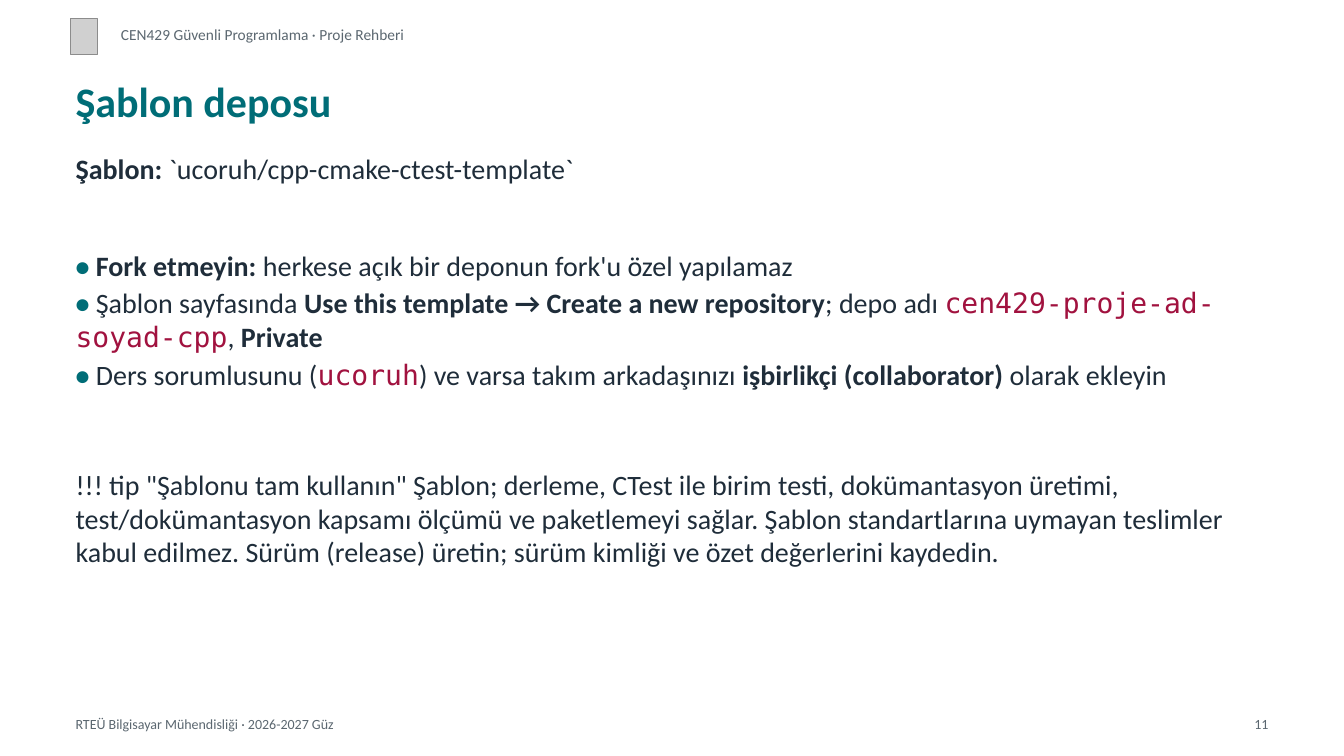
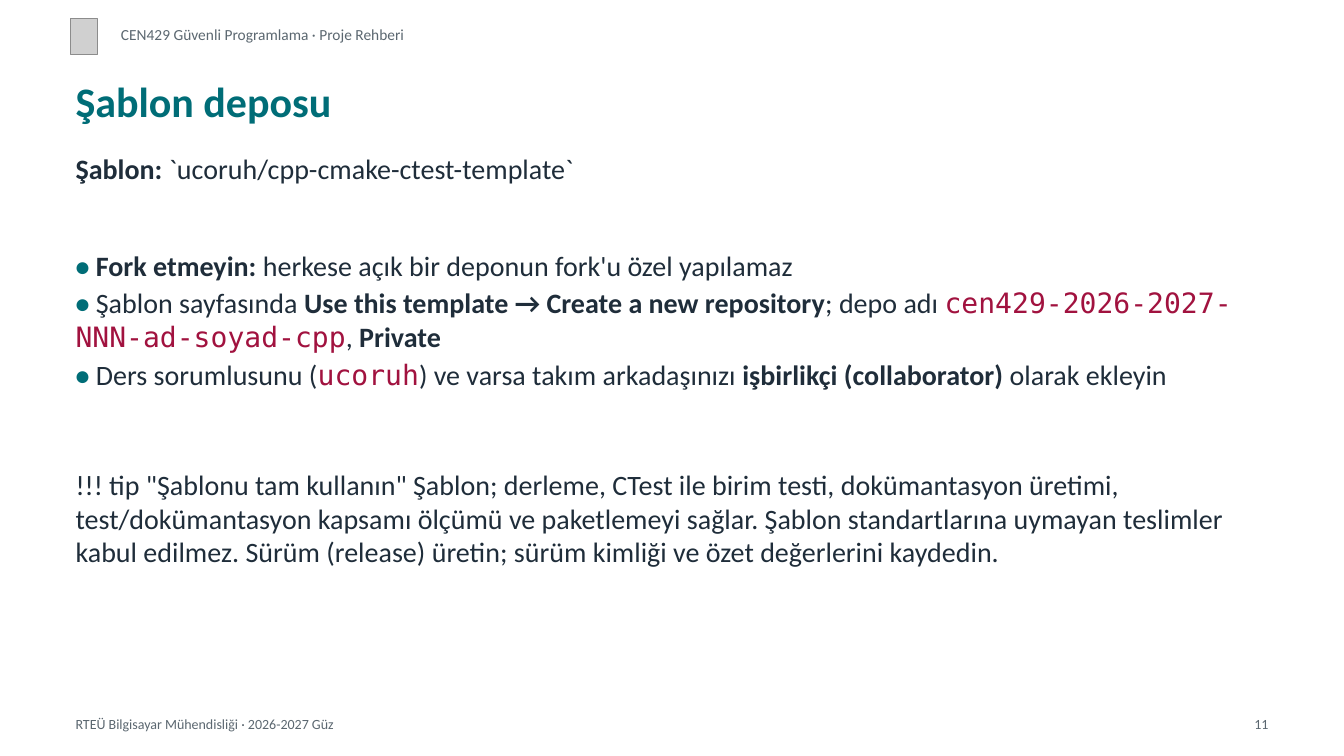
Before and after one commit to ucoruh/cen429-secure-programming, a slide deck: slide 11 of docs/project-guide/cen429-proje-rehberi-sunum.tr.pptx. Drawn at 1344x756 pixels with LibreOffice and Linux fonts; fonts in the diff are those of the drawing; grey boxes stand for pictures. Boxes give left, top, right and bottom in pixels: in the first picture for what was removed or moved away, otherwise in the second. Text is boxed around its words. In the diff, an @@ line names an element or a change of style, - is before the commit and + after.

Commit message:
Depo ve dosya adlarında tek kural: cen429-2026-2027-<konu no>-<kaptan>-cpp; her üye commit eder; çıktılar yeniden üretildi

```diff
--- a/docs/project-guide/cen429-proje-rehberi-sunum.tr.pptx
+++ b/docs/project-guide/cen429-proje-rehberi-sunum.tr.pptx
@@ text at <box>76,292,1232,353</box>: text changed @@
-• Şablon sayfasında Use this template → Create a new repository; depo adı cen429-proje-ad-soyad-cpp, Private
+• Şablon sayfasında Use this template → Create a new repository; depo adı cen429-2026-2027-NNN-ad-soyad-cpp, Private
```
Also in this commit, not shown: 2 other slides changed, 13 other files.
